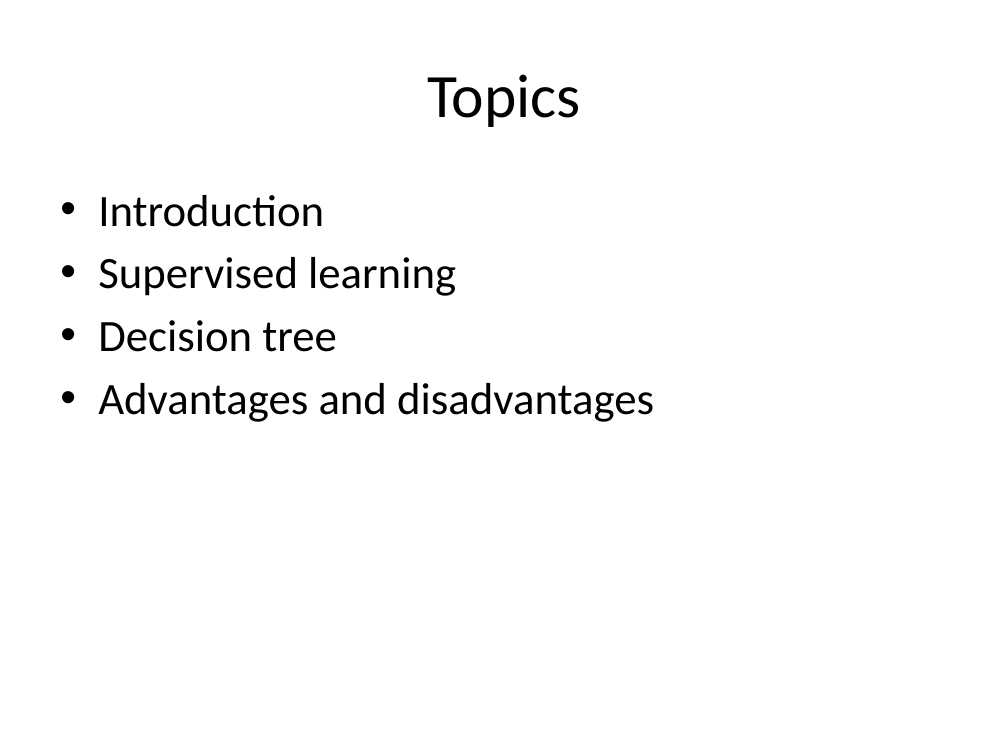
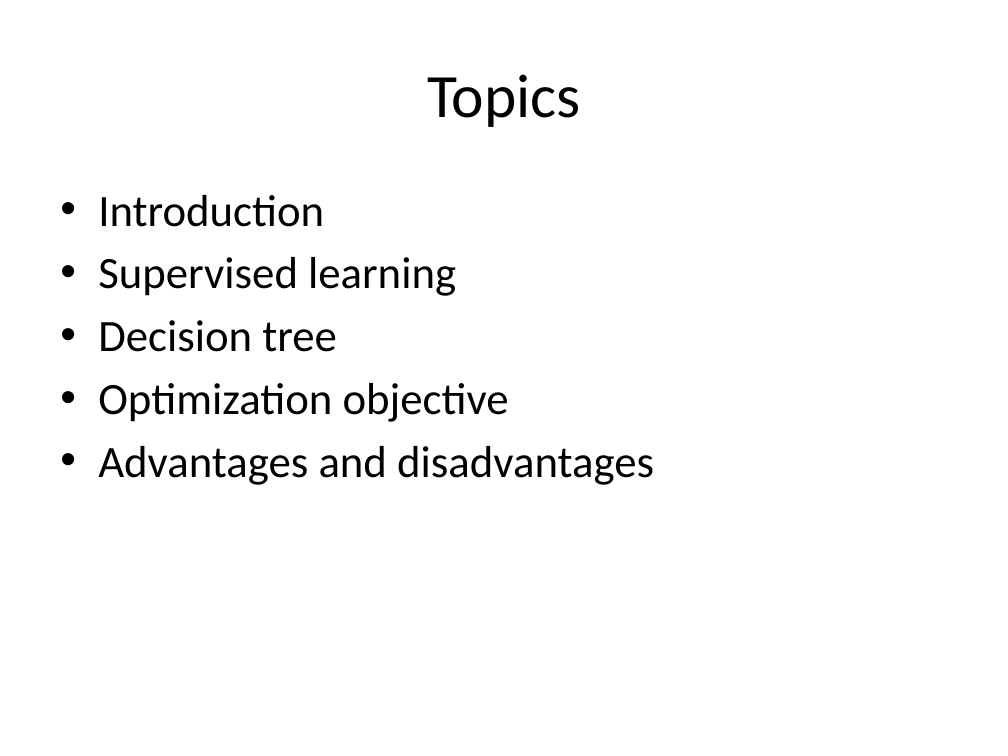
Before and after one commit to look4pritam/ArtificialIntelligence, a slide deck: slide 2 of MachineLearning/DecisionTree.pptx. Drawn at 1008x756 pixels with LibreOffice and Linux fonts; fonts in the diff are those of the drawing. Boxes give left, top, right and bottom in pixels: in the first picture for what was removed or moved away, otherwise in the second. Text is boxed around its words. In the diff, an @@ line names an element or a change of style, - is before the commit and + after.

```diff
--- a/MachineLearning/DecisionTree.pptx
+++ b/MachineLearning/DecisionTree.pptx
@@ text at box(98, 383, 509, 422): paragraph added @@
+• Optimization objective
```
Also in this commit, not shown: 1 other slide changed, 1 slide added.
